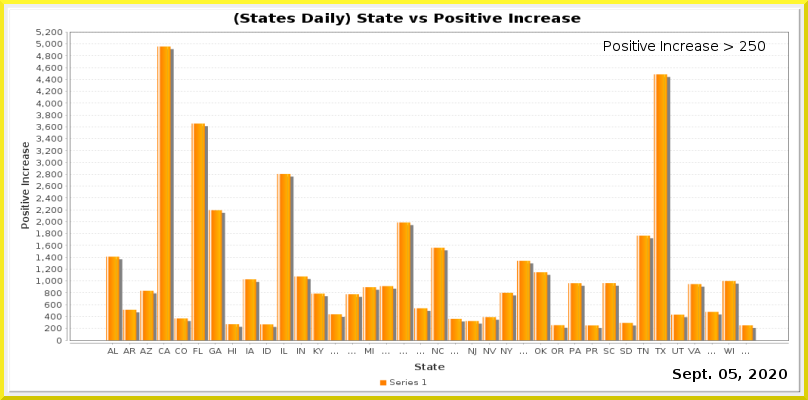
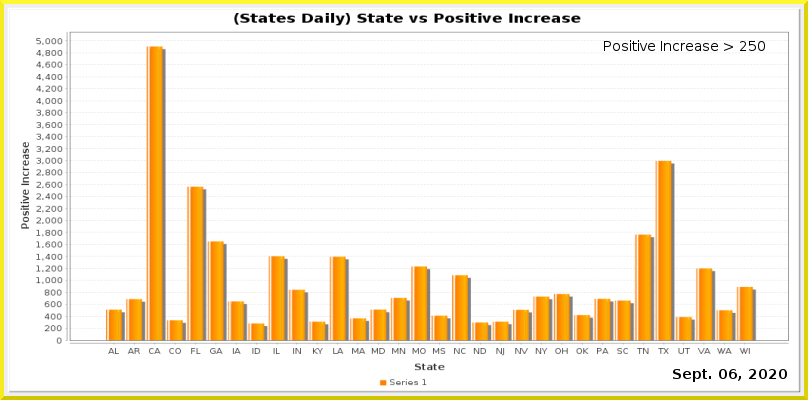
Two versions of the same layered image (808×400). Layer-by-layer changes:
painted on "Current Date" over [729, 369, 737, 379]
painted on "Date_vs_TestIncrease.png" over [36, 29, 789, 356]
